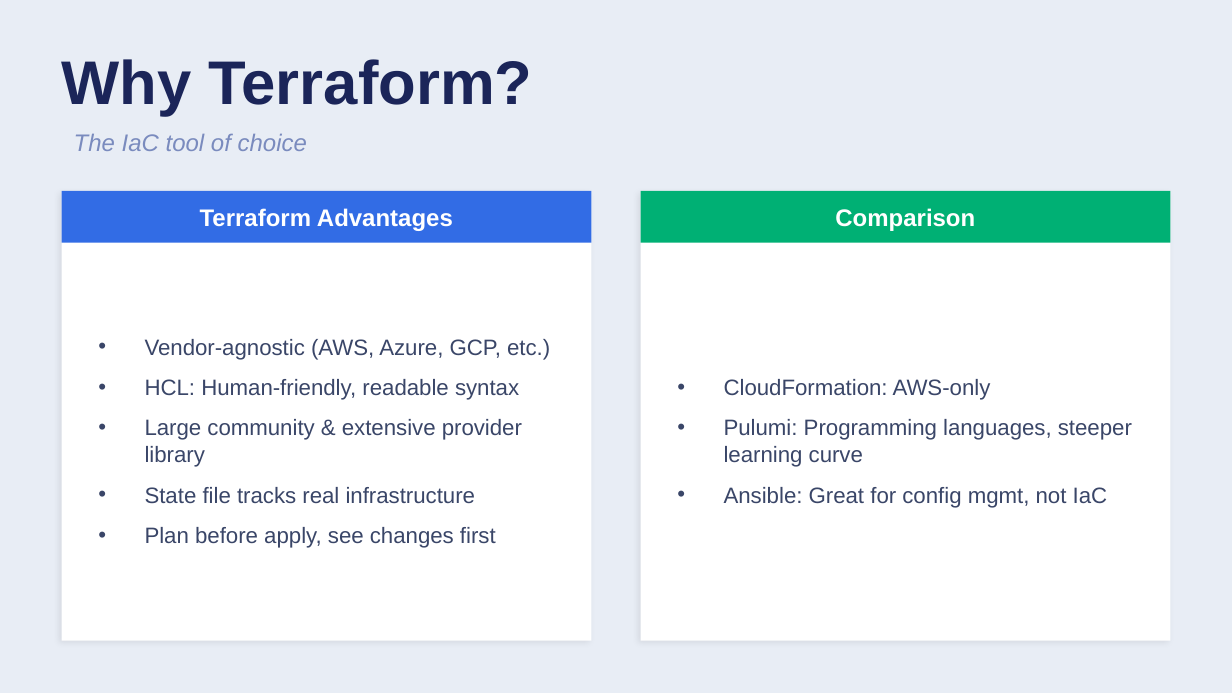
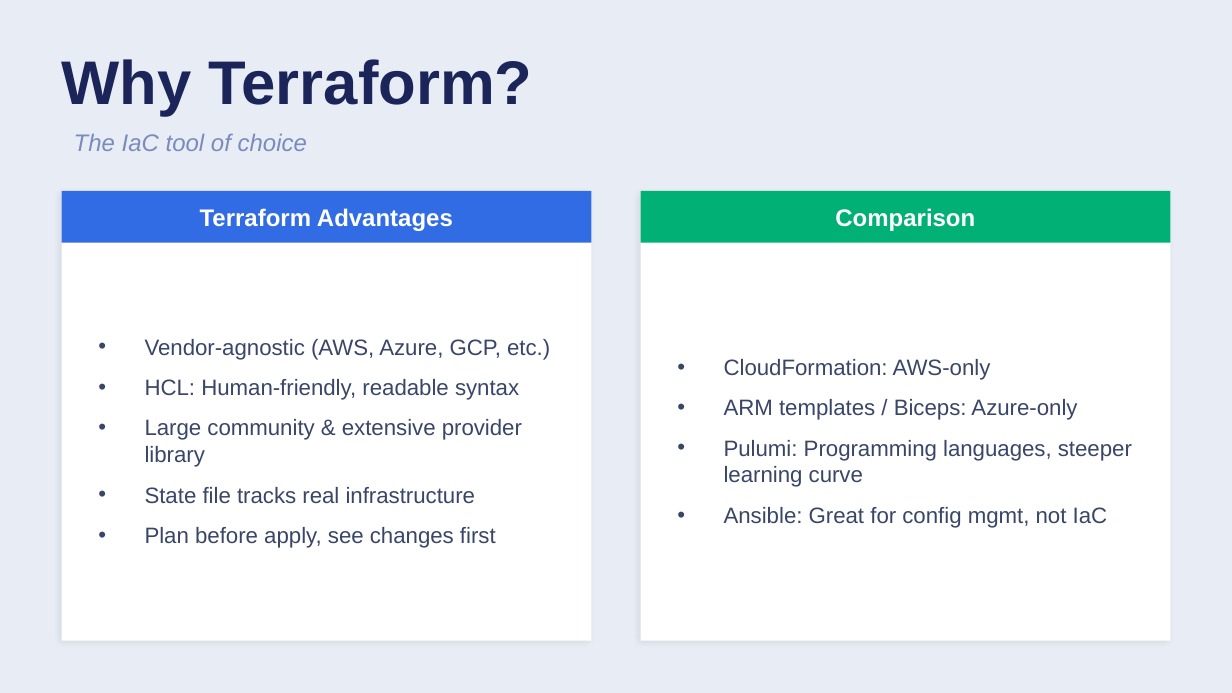
Before and after one commit to aryanm12/PPMCAD15, a slide deck: slide 5 of 09-Terraform/Session1/09-Terraform-Foundations.pptx. Drawn at 1232x693 pixels with LibreOffice and Linux fonts; fonts in the diff are those of the drawing. Boxes give left, top, right and bottom in pixels: in the first picture for what was removed or moved away, otherwise in the second. Text is boxed around its words. In the diff, an @@ line names an element or a change of style, - is before the commit and + after.

```diff
--- a/09-Terraform/Session1/09-Terraform-Foundations.pptx
+++ b/09-Terraform/Session1/09-Terraform-Foundations.pptx
@@ text at [724,399,1077,420]: paragraph added @@
+• ARM templates / Biceps: Azure-only
```
Also in this commit, not shown: 1 other slide changed, 2 other files.
